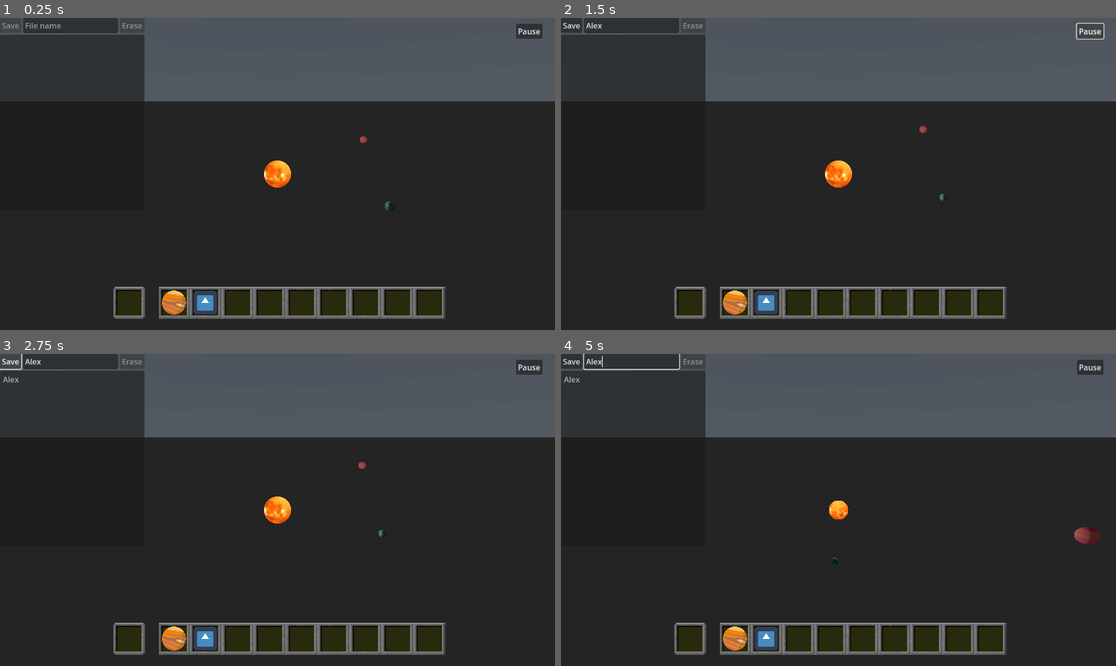
Above: before the commit, frames 1-4 (two rows, left to right).
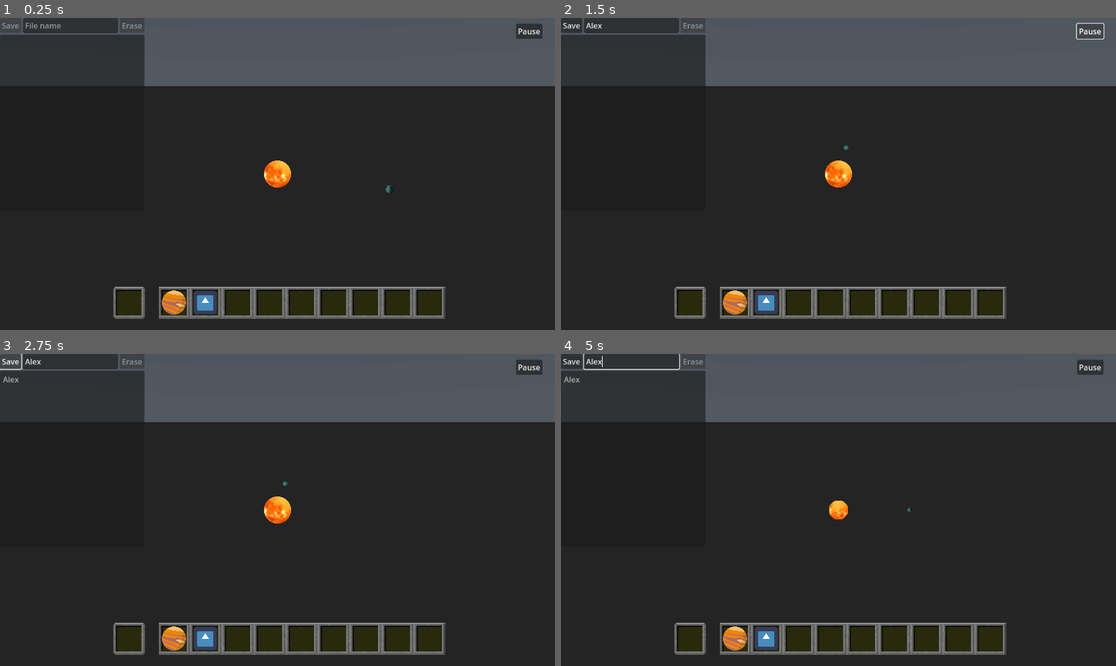
Above: after the commit, the same moments.

Repository: canhotuctor/skylab
Game: Godot game, scene res://gravity_test.tscn
The game is run twice, just before and just after one commit, with the same random seed, the same clock (stepped at 60 frames per second) and the same inputs. The engine's default icon, where the game draws it, is replaced by a stand-in: a white triangle on a blue panel in a dark square. A sky picture missing from this copy of the repository is replaced by a grey-blue gradient.
Inputs (mouse positions are in pixels of both pictures, inside the frame that each line leads up to):
- Up to frame 1 (0.25 s): no input
- Up to frame 2 (1.5 s): click (633, 24) at 0.52 s; type "Alex" at 0.6 s; click "Pause" at 1.25 s
- Up to frame 3 (2.75 s): click "Save" at 2 s
- Up to frame 4 (5 s): move the mouse to (960, 494) at 2.77 s; hold Right (ui_right) 2.78-3.5 s; tap Mouse wheel down (scroll_down) at 2.85, 4.35 s; click (960, 494) at 2.92 s; drag from (727, 525) to (810, 572) at 3.52 s; tap Enter at 4.25 s; move the mouse to (894, 441) at 4.27 s; hold Right (ui_right) from 4.28 s (still down)

The runs differ from the first frame. In frame 1, 3.8% of the frame differs, in the area x 26-100%, y 21-62%; in frame 2, 3.7%; in frame 3, 3.7%; in frame 4, 3.9%, in the area x 26-100%, y 21-68%.

Commit message:
Eight orbit working

Diff:
--- a/Cenarios/eight.tscn
+++ b/Cenarios/eight.tscn
@@ -36,14 +36,14 @@
 
 [node name="Sol" parent="." instance=ExtResource("2_ldxli")]
 transform = Transform3D(1, 0, 0, 0, 1, 0, 0, 0, 1, -19.4, 4.862, 0)
-linear_velocity = Vector3(2.503, 2.322, 0)
+linear_velocity = Vector3(10.012, 9.288, 0)
 
 [node name="Sol2" parent="." instance=ExtResource("2_ldxli")]
 transform = Transform3D(1, 0, 0, 0, 1, 0, 0, 0, 1, 19.4, -4.862, 0)
-linear_velocity = Vector3(2.503, 2.322, 0)
+linear_velocity = Vector3(10.012, 9.288, 0)
 
 [node name="Sol3" parent="." instance=ExtResource("2_ldxli")]
-linear_velocity = Vector3(-5.007, -4.643, 0)
+linear_velocity = Vector3(-20.028, -18.572, 0)
 
 [node name="WorldEnvironment" type="WorldEnvironment" parent="."]
 environment = SubResource("Environment_4foyh")
--- a/Corpos/sol.tscn
+++ b/Corpos/sol.tscn
@@ -9,10 +9,10 @@
 height = 4.0
 
 [sub_resource type="SphereShape3D" id="SphereShape3D_umsgl"]
-radius = 2.0
+radius = 1.0
 
 [node name="Sol" type="RigidBody3D"]
-mass = 100.0
+mass = 1600.0
 script = ExtResource("1_025fj")
 
 [node name="MeshInstance3D" type="MeshInstance3D" parent="."]
--- a/Gravity Object/GravityObject.gd
+++ b/Gravity Object/GravityObject.gd
@@ -23,6 +23,9 @@
 		return Vector3.ZERO
 	#GmM/r²
 	var direction = position.direction_to(body.position)
+	var dist = position.distance_squared_to(body.position)
+	if dist == 0:
+		return Vector3.ZERO
 	var force = G * mass * body.mass / position.distance_squared_to(body.position)
 
 	return direction * force
--- a/gravity_test.tscn
+++ b/gravity_test.tscn
@@ -30,7 +30,7 @@
 
 [node name="CameraPivot" type="Node3D" parent="."]
 process_mode = 3
-transform = Transform3D(0.66262, 0.251238, -0.705559, 0, 0.942057, 0.335452, 0.748956, -0.222277, 0.624226, 0, 0, 0)
+transform = Transform3D(0.638768, 0.305565, -0.70612, 0, 0.917754, 0.397148, 0.7694, -0.253685, 0.586232, 0, 0, 0)
 script = ExtResource("1_1bnp1")
 
 [node name="Camera3D" type="Camera3D" parent="CameraPivot"]
@@ -38,12 +38,15 @@
 transform = Transform3D(1, -2.32831e-10, 0, 0, 1, 1.49012e-08, -1.86265e-09, -1.49012e-08, 1, 0, 0, 30)
 
 [node name="Sol" parent="." instance=ExtResource("2_4wllg")]
+mass = 1600.0
 
 [node name="GravityObject2" parent="." instance=ExtResource("4_sg6rf")]
-transform = Transform3D(1, 0, 0, 0, 1, 0, 0, 0, 1, 34.6721, 0, 0)
-linear_velocity = Vector3(0, 2.5, 0)
+transform = Transform3D(1, 0, 0, 0, 1, 0, 0, 0, 1, 0, 0, 40)
+linear_velocity = Vector3(15.19, 2.5, 0)
 
 [node name="GravityObject3" parent="." instance=ExtResource("4_rjq68")]
+transform = Transform3D(1, 0, 0, 0, 1, 0, 0, 0, 1, 0, 0, 15)
+linear_velocity = Vector3(24.8, -0.5, 0.3)
 
 [node name="WorldEnvironment" type="WorldEnvironment" parent="."]
 environment = SubResource("Environment_4foyh")
